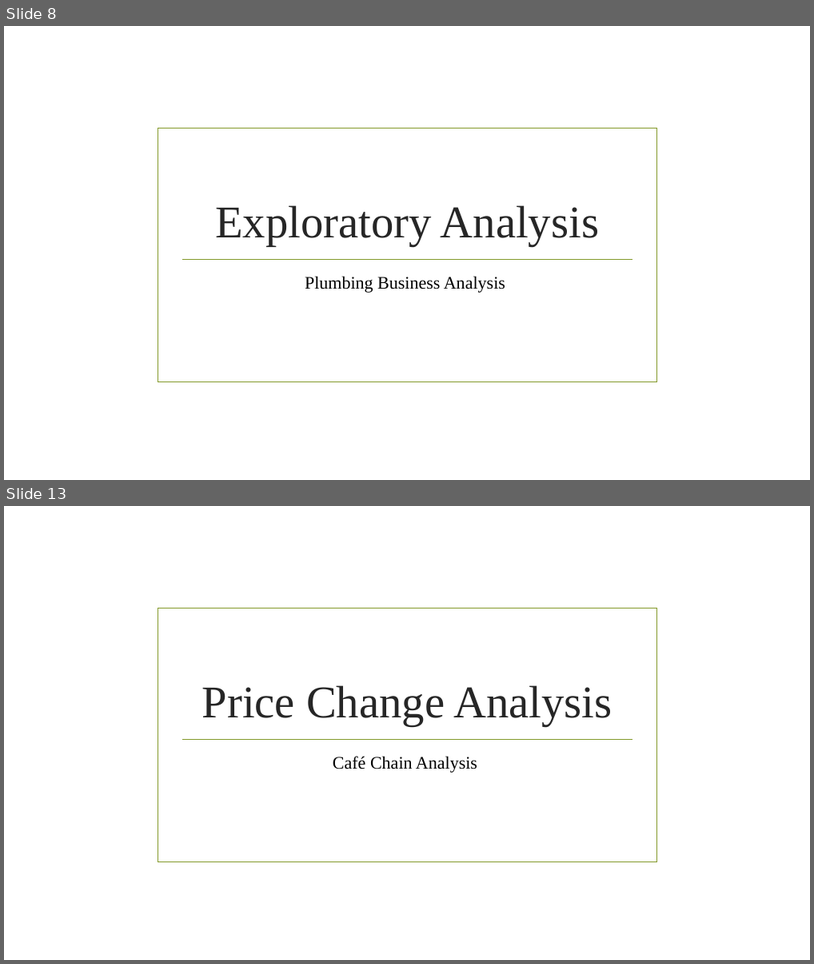
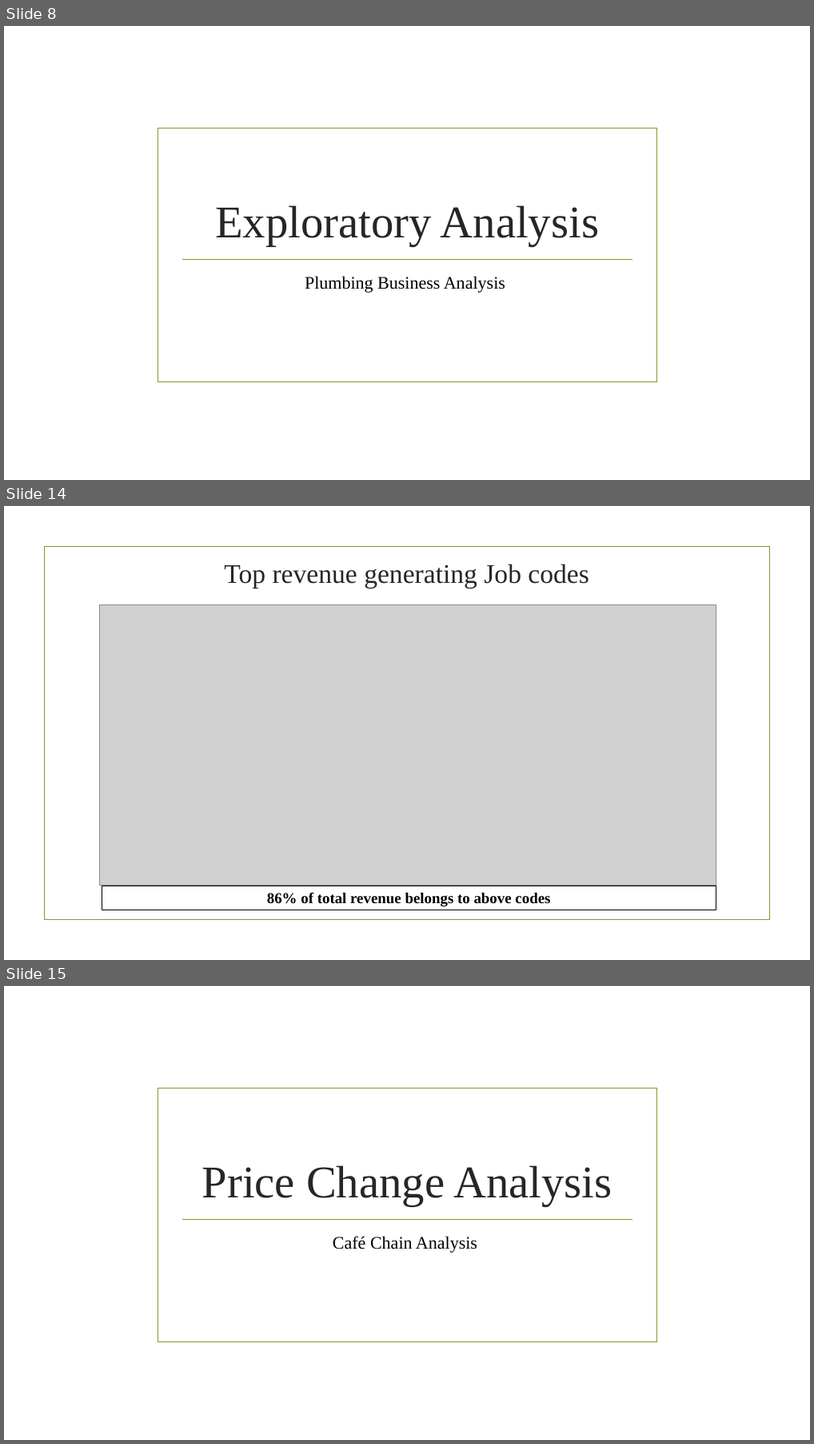
Before and after one commit to bhavsar-dushyant/Target-Marketing-and-Demand-forecasting-Live-data-, a slide deck: Plumbing Business Analysis.pptx. Shown one above the other, each under a label of ours: slides 8 and 13 before the commit, slides 8, 14 and 15 after it; the slides between them are not shown. The pictures are 814x964 and 814x1444 pixels, drawn with LibreOffice and Linux fonts; fonts in the diff are those of the drawing; grey boxes stand for pictures; background and template pictures are left out. Boxes give left, top, right and bottom in pixels: in the first picture for what was removed or moved away, otherwise in the second. Text is boxed around its words. In the diff, an @@ line names an element or a change of style, - is before the commit and + after.

```diff
--- a/Plumbing Business Analysis.pptx
+++ b/Plumbing Business Analysis.pptx
@@ slide 14 added at <box>4,506,810,960</box>, background picture (left out) @@
@@ rectangle added at <box>44,547,770,920</box>, outline #83992A 1.25 pt @@
@@ title added at <box>224,564,589,588</box>, 32 pt, text #262626 @@
+Top revenue generating Job codes
@@ picture added at <box>99,604,716,884</box> @@
@@ line added from (102, 607) to (717, 607), #83992A 0.75 pt @@
@@ rectangle added at <box>102,885,717,909</box>, fill #FFFFFF, outline #000000 1.25 pt, 18 pt, text #000000, bold @@
+86% of total revenue belongs to above codes
@@ what was slide 13 is now slide 15 @@
```
Also in this commit, not shown: 4 slides changed, 3 other slides added, 2 slides removed.
